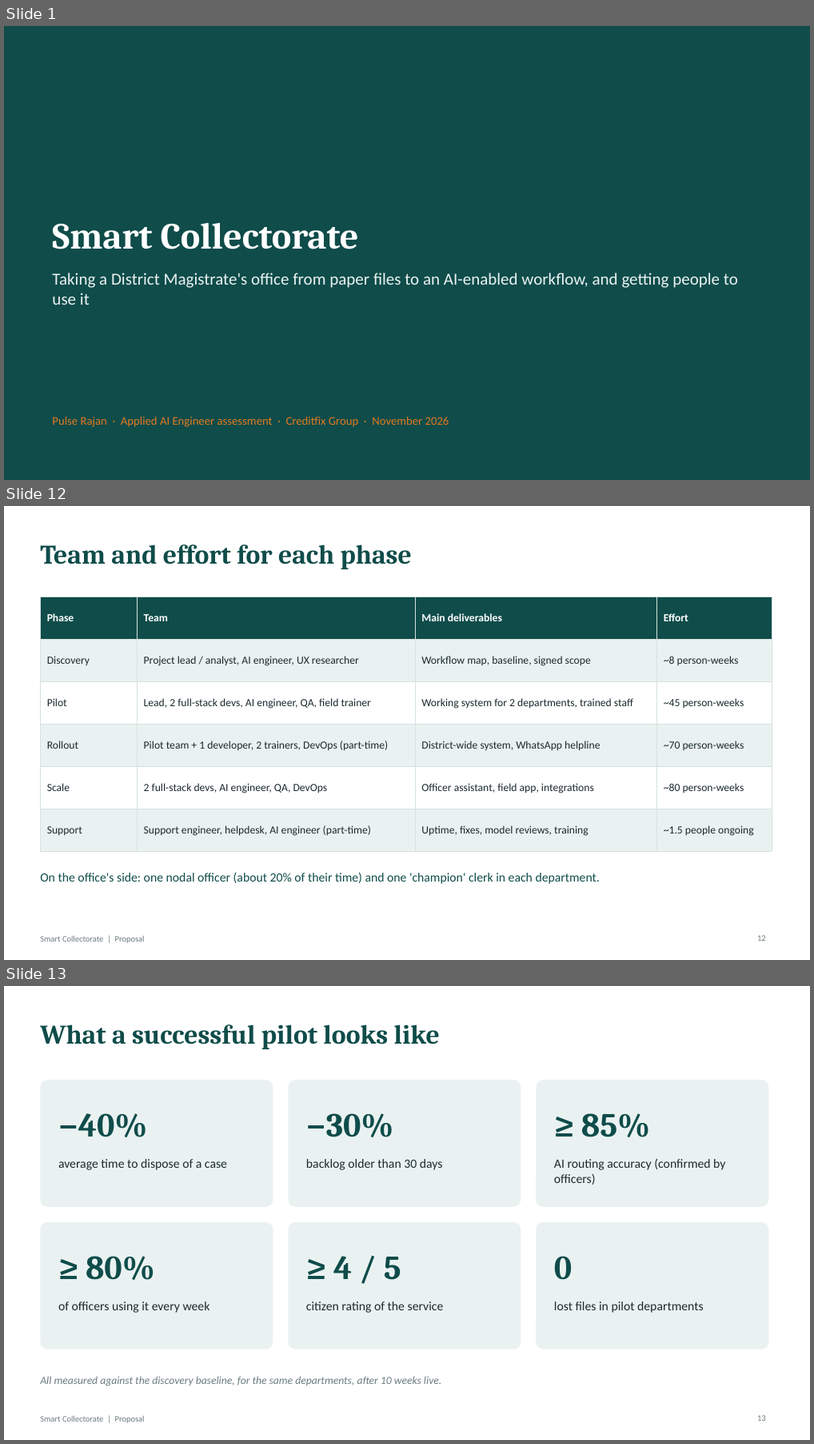
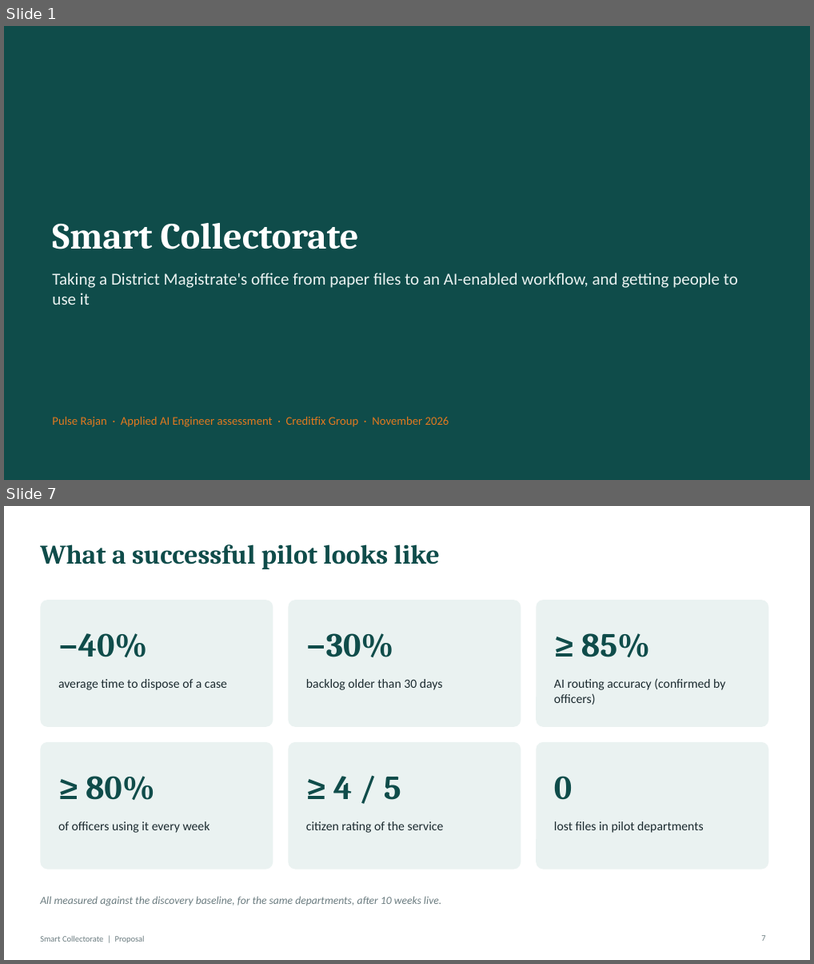
Before and after one commit to easycodewithme/Assignemnt-Automation, a slide deck: presentation/Smart_Collectorate_Proposal.pptx. Shown one above the other, each under a label of ours: slides 1, 12 and 13 before the commit, slides 1 and 7 after it; the slides between them are not shown. The pictures are 814x1444 and 814x964 pixels, drawn with LibreOffice and Linux fonts; fonts in the diff are those of the drawing. Boxes give left, top, right and bottom in pixels: in the first picture for what was removed or moved away, otherwise in the second. Text is boxed around its words. In the diff, an @@ line names an element or a change of style, - is before the commit and + after.

```diff
--- a/presentation/Smart_Collectorate_Proposal.pptx
+++ b/presentation/Smart_Collectorate_Proposal.pptx
@@ slide 12 removed at [4, 506, 810, 960], background #FFFFFF; not listed: 1 template element that a slide beside it also shows @@
@@ title removed at [40, 544, 412, 569] @@
-Team and effort for each phase
@@ table removed at [40, 596, 772, 839], 6 rows, 4 columns @@
-Phase | Team | Main deliverables | Effort
-Discovery | Project lead / analyst, AI engineer, UX researcher | Workflow map, baseline, signed scope | ~8 person-weeks
-Pilot | Lead, 2 full-stack devs, AI engineer, QA, field trainer | Working system for 2 departments, trained staff | ~45 person-weeks
-Rollout | Pilot team + 1 developer, 2 trainers, DevOps (part-time) | District-wide system, WhatsApp helpline | ~70 person-weeks
-Scale | 2 full-stack devs, AI engineer, QA, DevOps | Officer assistant, field app, integrations | ~80 person-weeks
-Support | Support engineer, helpdesk, AI engineer (part-time) | Uptime, fixes, model reviews, training | ~1.5 people ongoing
@@ text removed at [40, 872, 600, 884] @@
-On the office's side: one nodal officer (about 20% of their time) and one 'champion' clerk in each department.
@@ page number removed at [758, 935, 766, 940] @@
-12
@@ what was slide 13 is now slide 7 @@
@@ page number at [762, 935, 766, 940]: text changed @@
-13
+7
```
Also in this commit, not shown: 4 slides changed, 4 slides added, 13 other slides removed, 1 other file.
